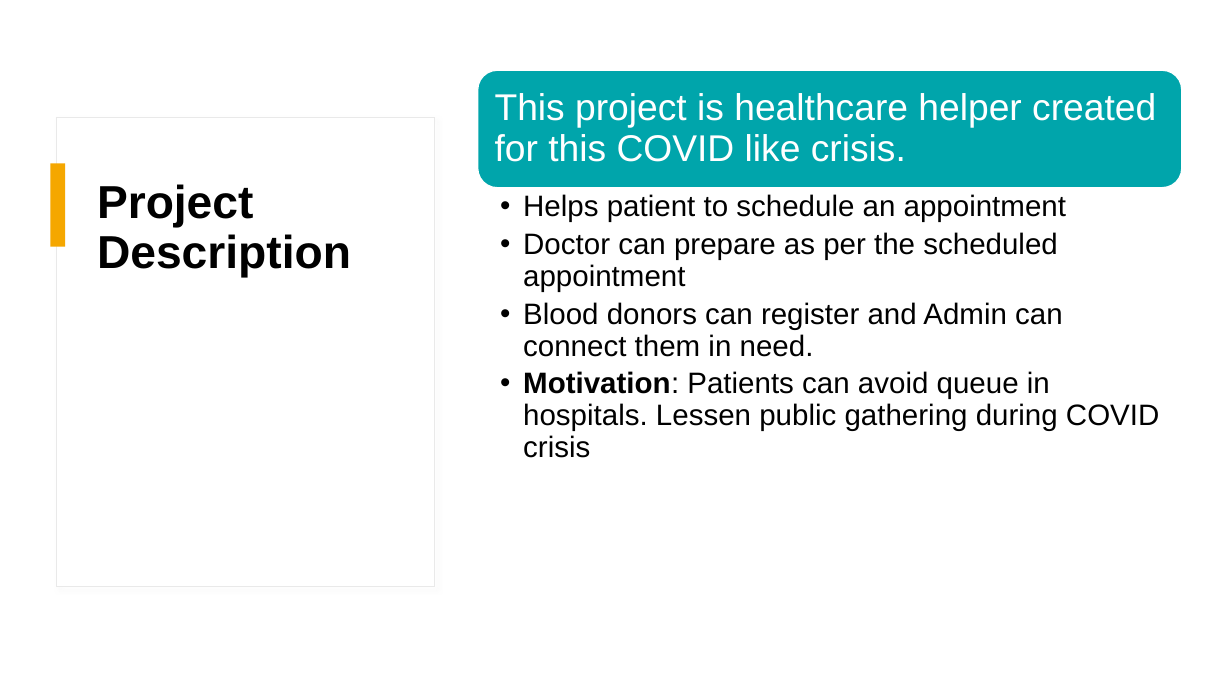
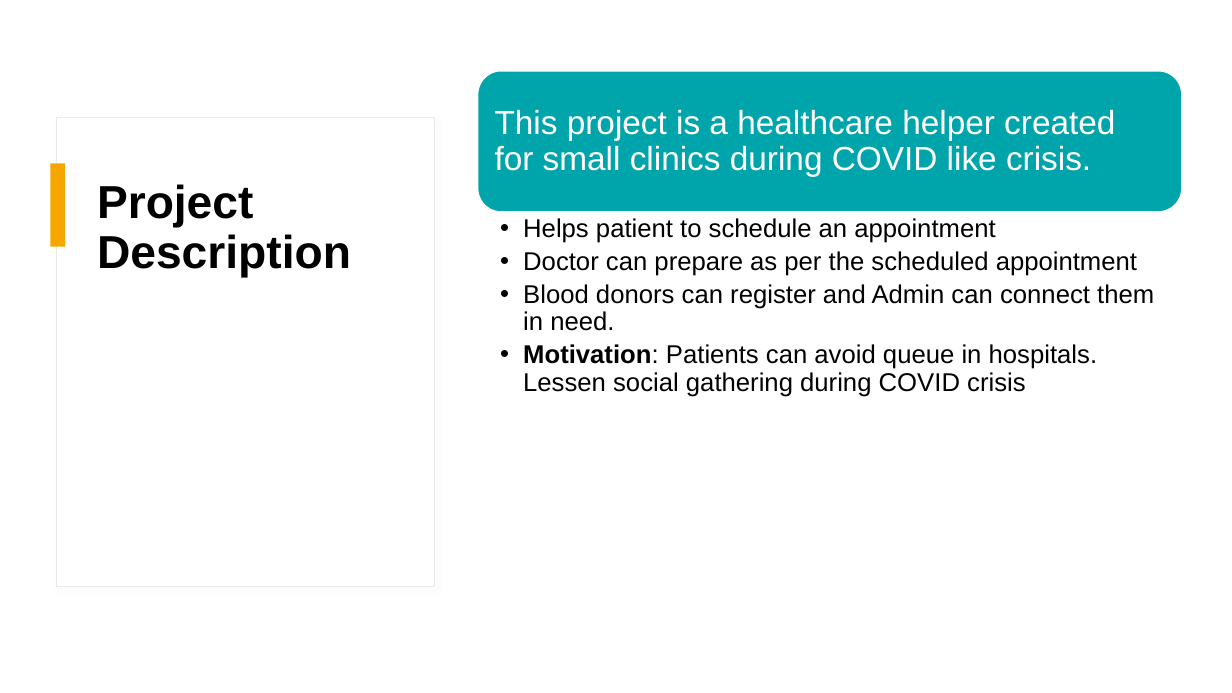
Before and after one commit to issac07-cap/mini-healthcare-helper, a slide deck: slide 2 of project-docs/Andoid-MiniHealthCare-Helper.pptx. Drawn at 1232x693 pixels with LibreOffice and Linux fonts; fonts in the diff are those of the drawing. Boxes give left, top, right and bottom in pixels: in the first picture for what was removed or moved away, otherwise in the second. Text is boxed around its words. In the diff, an @@ line names an element or a change of style, - is before the commit and + after.

```diff
--- a/project-docs/Andoid-MiniHealthCare-Helper.pptx
+++ b/project-docs/Andoid-MiniHealthCare-Helper.pptx
@@ rounded rectangle: place and size @@
-rounded rectangle at (478, 70, 1182, 188)
+rounded rectangle at (478, 71, 1182, 213)
@@ text at (495, 109, 1115, 176): text changed; size 29 to 26 pt @@
-This project is healthcare helper created for this COVID like crisis.
+This project is a healthcare helper created for small clinics during COVID like crisis.
@@ text "Helps patient to schedule an ...": place and size @@
-text "Helps patient to schedule an ..." at (523, 194, 1159, 458)
+text "Helps patient to schedule an ..." at (523, 218, 1154, 397)
@@ text at (523, 218, 1154, 331): size 23 to 20 pt in "Helps patient to schedule an appointment", "Doctor can prepare as per the scheduled ...", "Blood donors can register and Admin can ..." @@
@@ text at (523, 344, 1097, 397): text changed; size 23 to 20 pt @@
-  • Motivation: Patients can avoid queue in hospitals. Lessen public gathering during COVID crisis
+  • Motivation: Patients can avoid queue in hospitals. Lessen social gathering during COVID crisis
```
Also in this commit, not shown: 5 other slides changed, 3 slides added, 1 slide removed.
